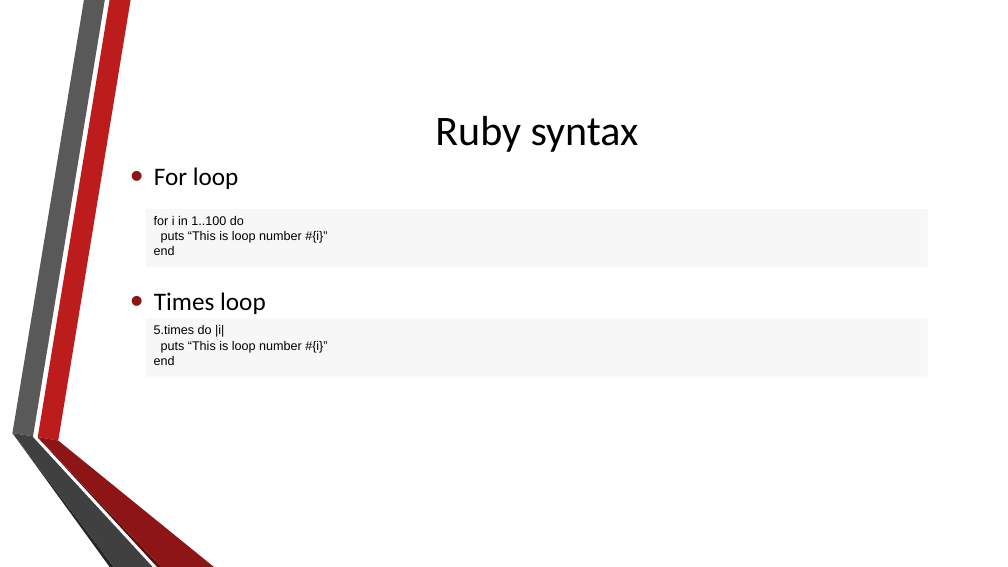
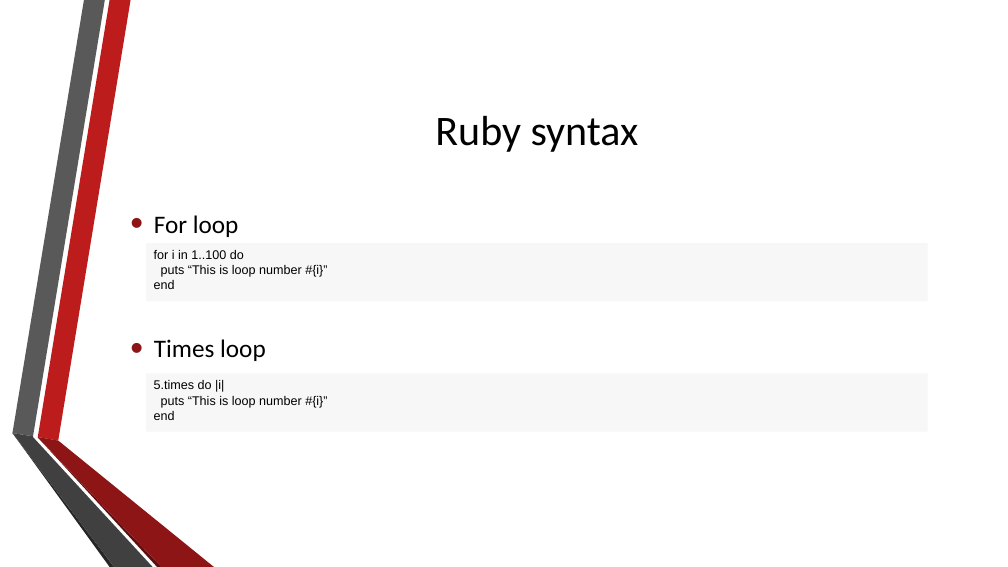
Before and after one commit to RobinDeHerdt/Web-Research, a slide deck: slide 7 of Ruby on Rails.pptx. Drawn at 1008x567 pixels with LibreOffice and Linux fonts; fonts in the diff are those of the drawing; background and template pictures are left out. Boxes give left, top, right and bottom in pixels: in the first picture for what was removed or moved away, otherwise in the second. Text is boxed around its words. In the diff, an @@ line names an element or a change of style, - is before the commit and + after.

```diff
--- a/Ruby on Rails.pptx
+++ b/Ruby on Rails.pptx
@@ text "For loop": place and size @@
-text "For loop" at <box>154,167,266,314</box>
+text "For loop" at <box>154,215,266,361</box>
@@ rectangle "for i in 1..100 do": place and size @@
-rectangle "for i in 1..100 do" at <box>146,209,928,267</box>
+rectangle "for i in 1..100 do" at <box>146,243,928,302</box>
@@ rectangle "5.times do |i|": place and size @@
-rectangle "5.times do |i|" at <box>146,318,928,377</box>
+rectangle "5.times do |i|" at <box>146,374,928,432</box>
```
Also in this commit, not shown: 4 other slides changed, 1 slide added, 1 other file.
